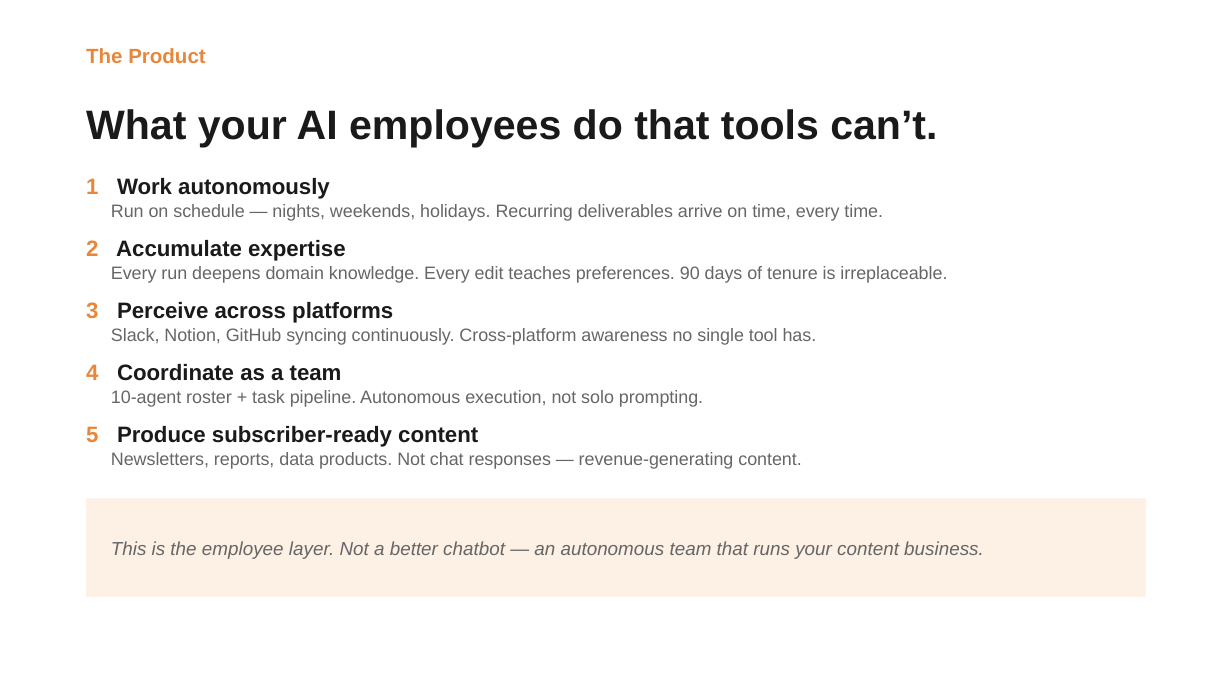
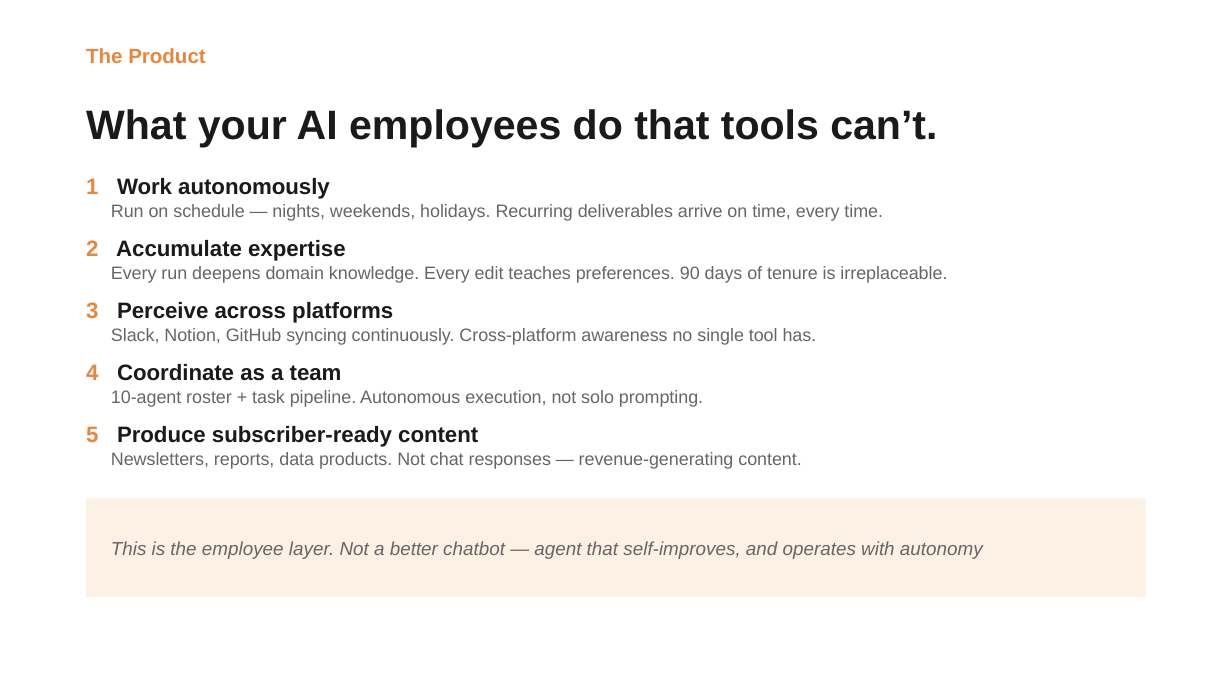
Before and after one commit to Kvkthecreator/yarnnnn, a slide deck: slide 4 of docs/working_docs/investors/IR Deck - yarnnn - April 2026 v11.pptx (slide 6 before the commit). Drawn at 1232x693 pixels with LibreOffice and Linux fonts; fonts in the diff are those of the drawing. Boxes give left, top, right and bottom in pixels: in the first picture for what was removed or moved away, otherwise in the second. Text is boxed around its words. In the diff, an @@ line names an element or a change of style, - is before the commit and + after.

```diff
--- a/docs/working_docs/investors/IR Deck - yarnnn - April 2026 v11.pptx
+++ b/docs/working_docs/investors/IR Deck - yarnnn - April 2026 v11.pptx
@@ text at box(111, 541, 983, 559): text changed @@
-This is the employee layer. Not a better chatbot — an autonomous team that runs your content business.
+This is the employee layer. Not a better chatbot — agent that self-improves, and operates with autonomy
```
Also in this commit, not shown: 2 other slides changed, 1 slide added.
